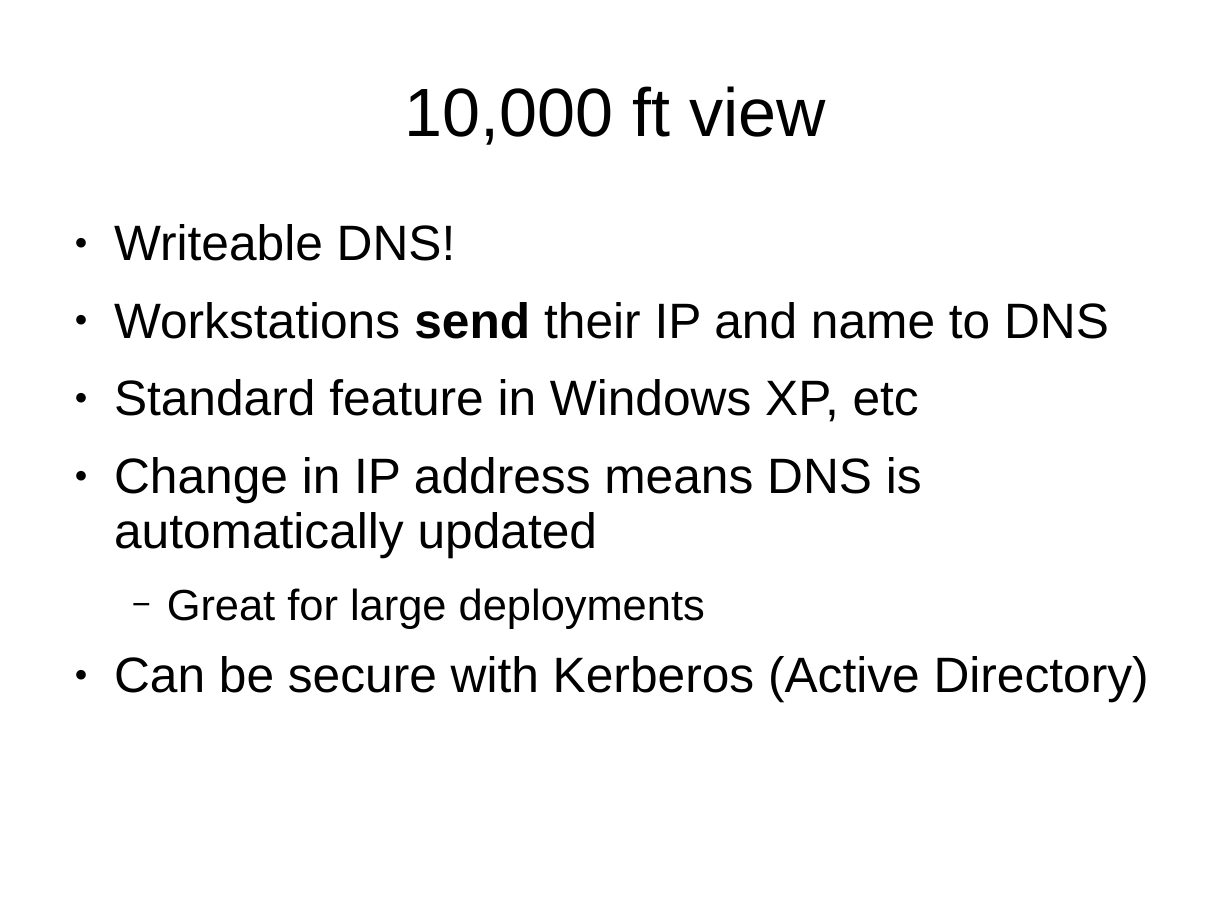
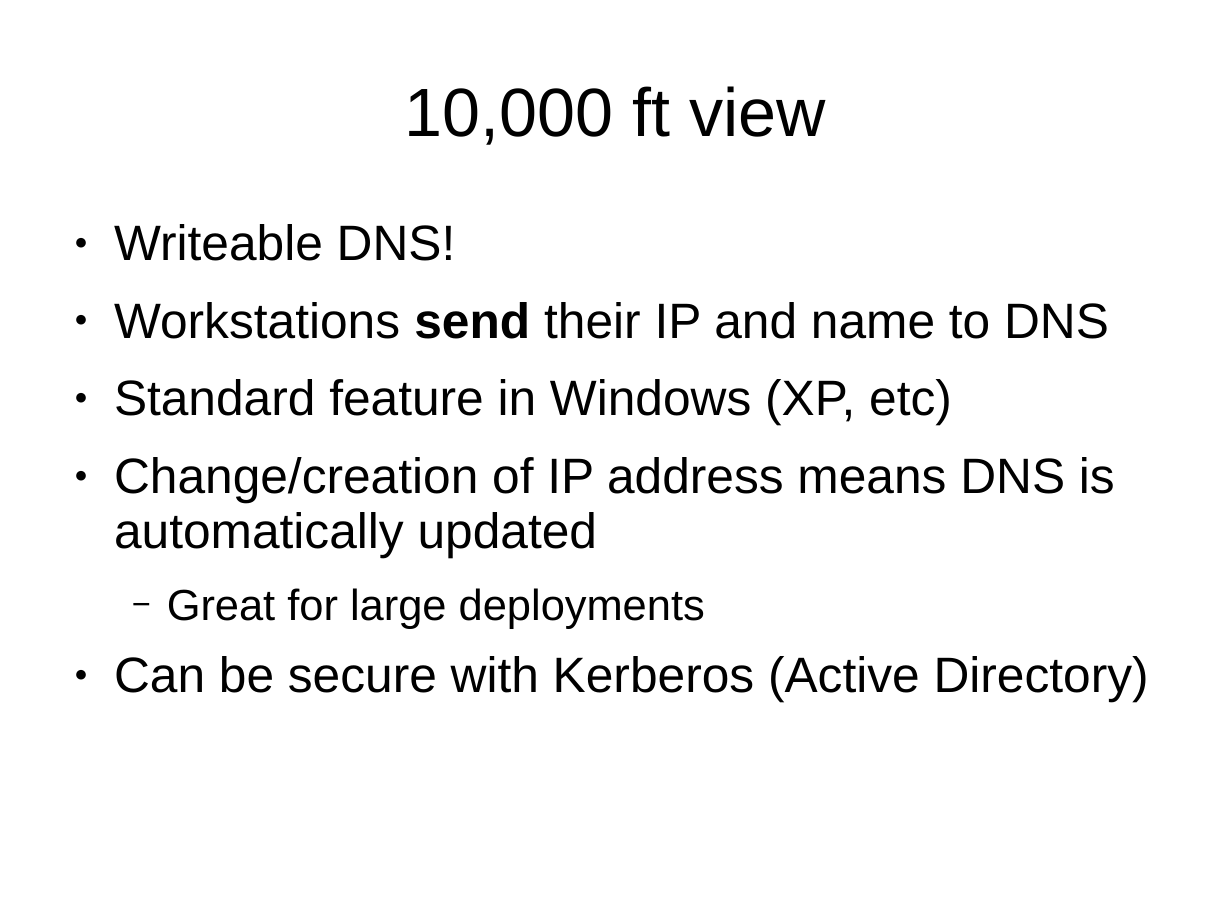
Before and after one commit to OneIdentity/dnsupdate, a slide deck: slide 3 of training.ppt. Drawn at 1232x924 pixels with LibreOffice and Linux fonts; fonts in the diff are those of the drawing. Boxes give left, top, right and bottom in pixels: in the first picture for what was removed or moved away, otherwise in the second. Text is boxed around its words. In the diff, an @@ line names an element or a change of style, - is before the commit and + after.

```diff
--- a/training.ppt
+++ b/training.ppt
@@ text at [114, 379, 1115, 558]: text changed @@
-● Standard feature in Windows XP, etc
-● Change in IP address means DNS is automatically updated
+● Standard feature in Windows (XP, etc)
+● Change/creation of IP address means DNS is automatically updated
```
Also in this commit, not shown: 19 other slides changed, 6 slides added.
